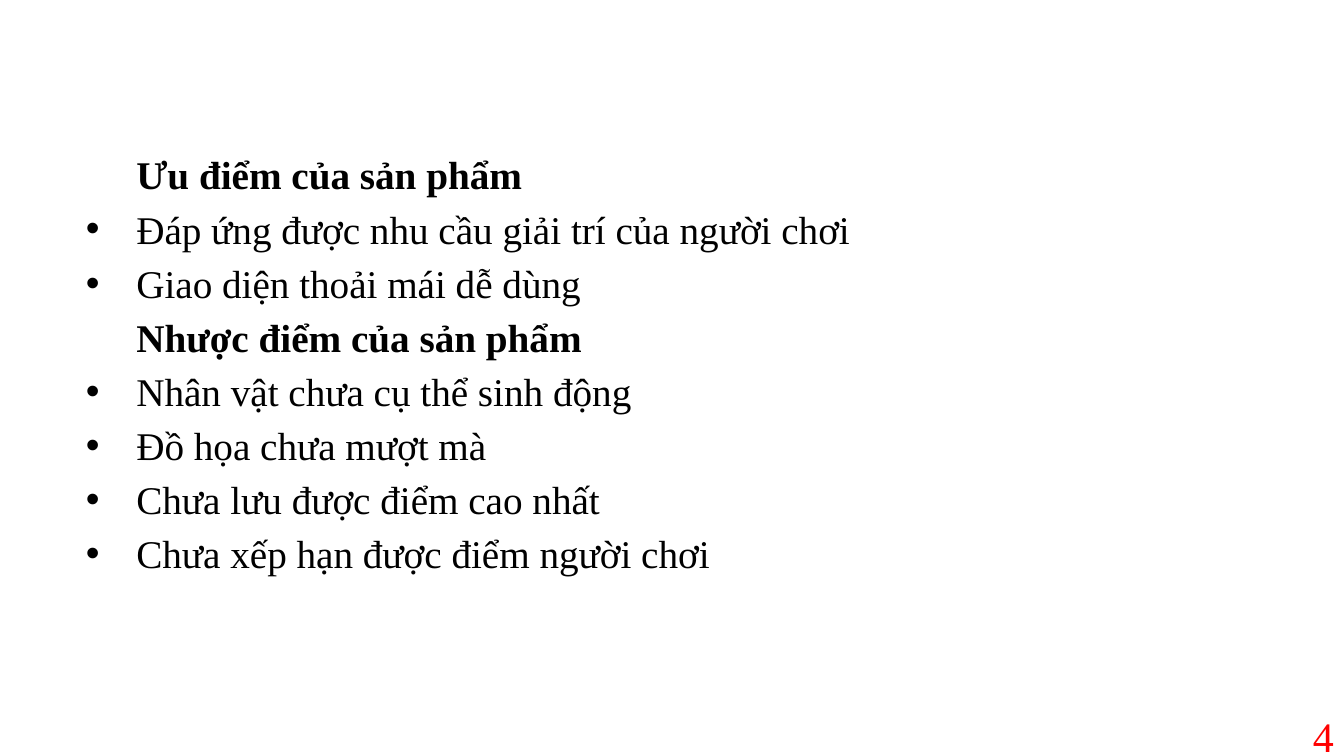
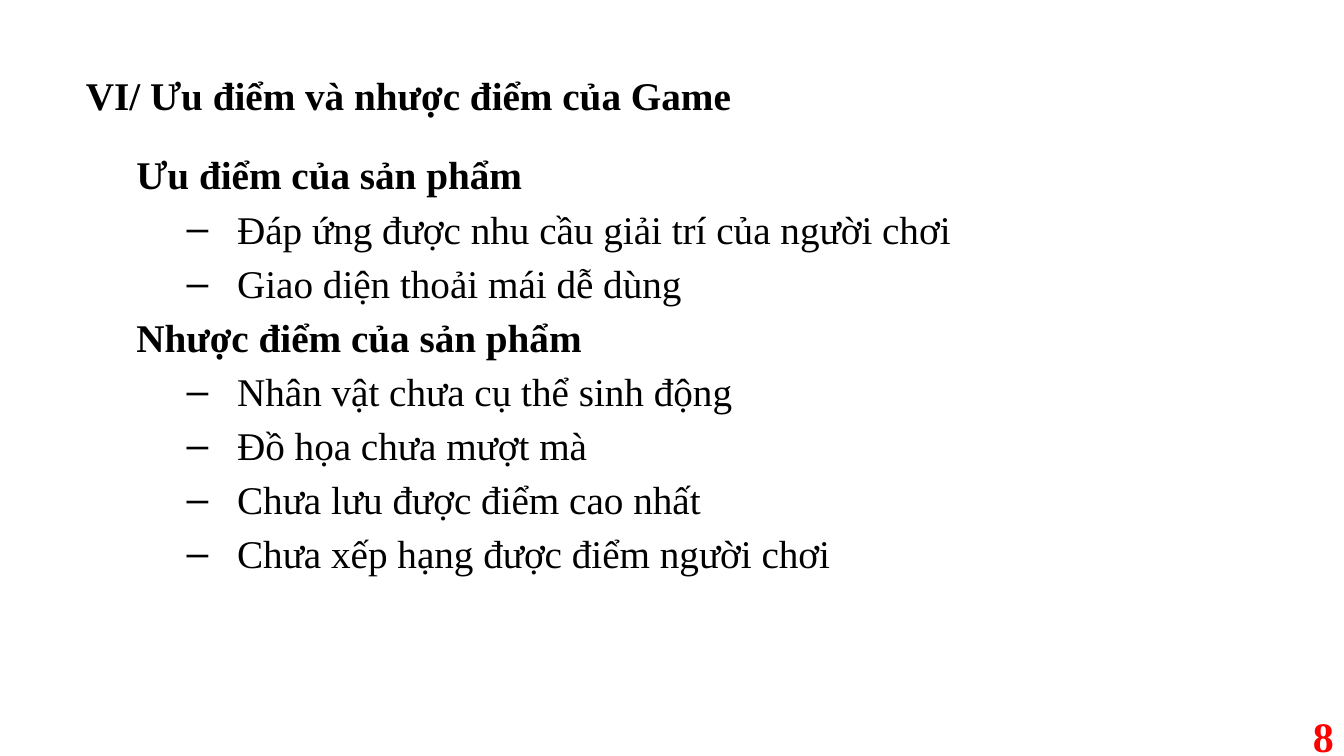
Before and after one commit to LapTrinhTroChoiVaMoPhong/GameRanSanMoi, a slide deck: slide 8 of Game.pptx (slide 4 before the commit). Drawn at 1344x756 pixels with LibreOffice and Linux fonts; fonts in the diff are those of the drawing; background and template pictures are left out. Boxes give left, top, right and bottom in pixels: in the first picture for what was removed or moved away, otherwise in the second. Text is boxed around its words. In the diff, an @@ line names an element or a change of style, - is before the commit and + after.

```diff
--- a/Game.pptx
+++ b/Game.pptx
@@ text added at (86, 81, 731, 118), 28 pt, text #000000, bold @@
+VI/ Ưu điểm và nhược điểm của Game
@@ text at (237, 215, 950, 521): bullet • to –; list level 1 to 3 in "Đáp ứng được nhu cầu ..."; list level 1 to 3 in "Giao diện thoải mái dễ ..."; list level 1 to 3 in "Nhân vật chưa cụ thể ..."; list level 1 to 3 in "Đồ họa chưa mượt mà"; list level 1 to 3 in "Chưa lưu được điểm cao ..." @@
@@ text at (237, 539, 830, 576): text changed @@
-• Chưa xếp hạn được điểm người chơi
+    – Chưa xếp hạng được điểm người chơi
@@ page number at (1313, 724, 1334, 753): text changed; bold on @@
-4
+8
```
Also in this commit, not shown: 4 other slides changed, 5 slides added, 3 other files.
